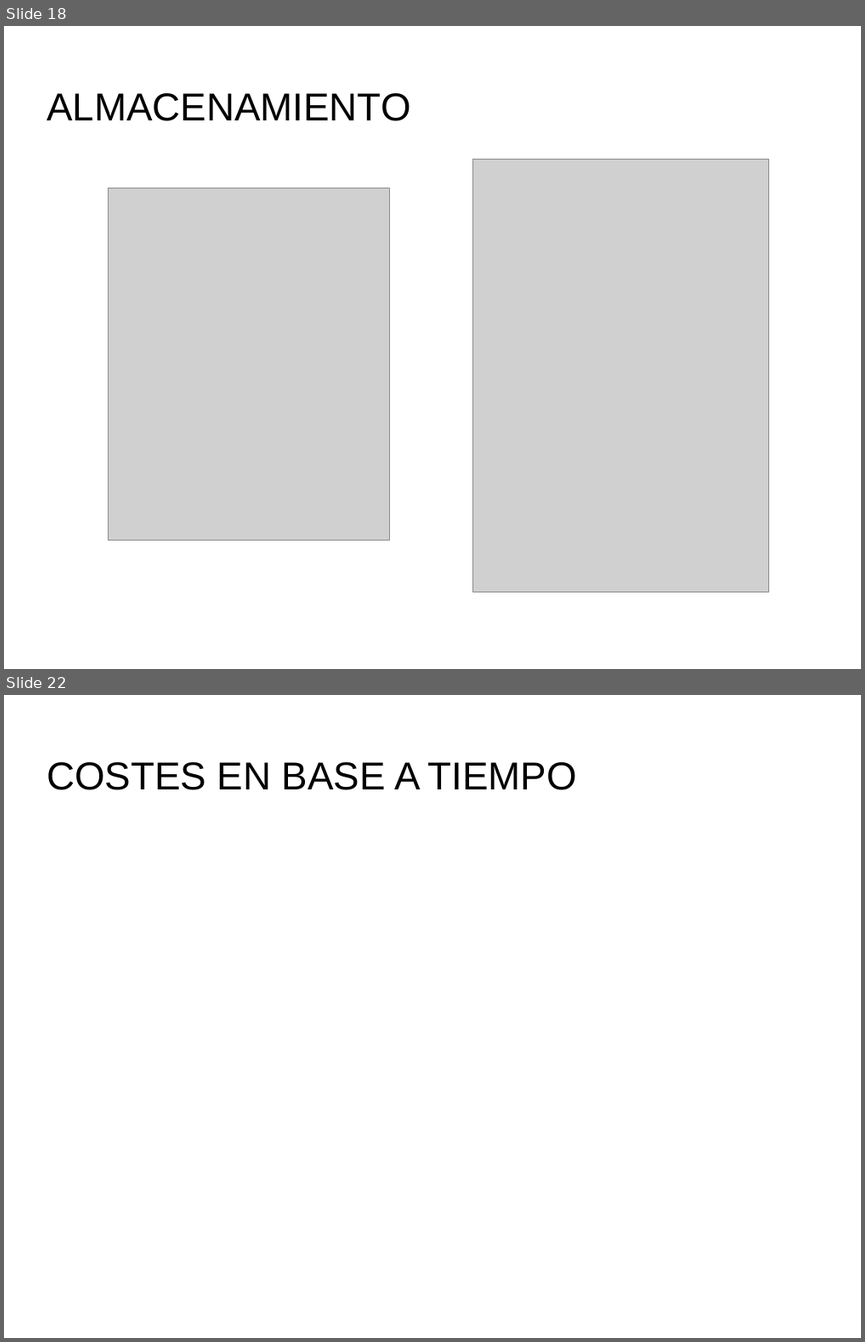
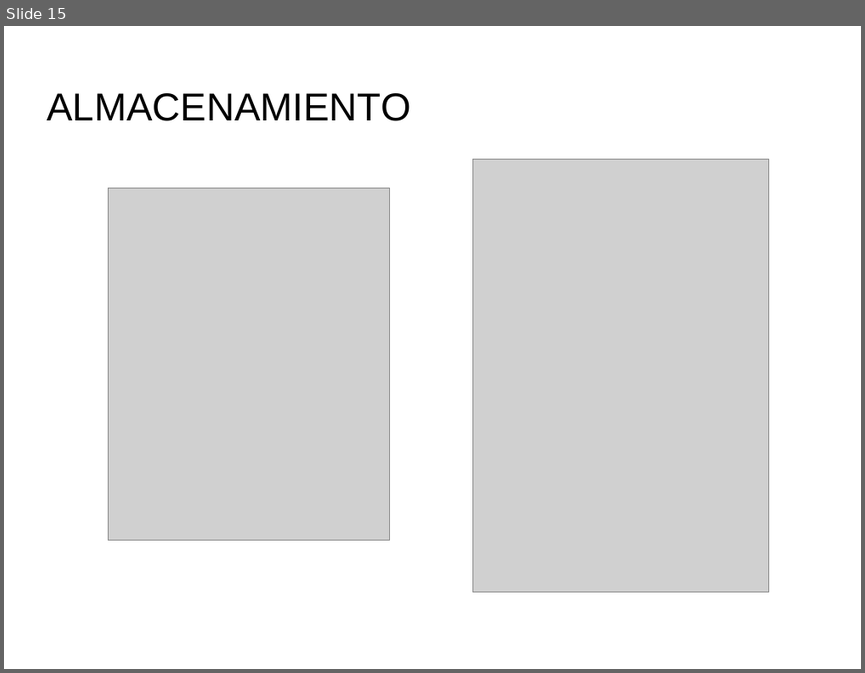
Before and after one commit to PatriiML11/ProyectoWeb, a slide deck: doc/Documentos/Presentacion.odp. Shown one above the other, each under a label of ours: slides 18 and 22 before the commit, slide 15 after it; the slides between them are not shown. The pictures are 865x1342 and 865x673 pixels, drawn with LibreOffice and Linux fonts; fonts in the diff are those of the drawing; grey boxes stand for pictures; background and template pictures are left out. Boxes give left, top, right and bottom in pixels: in the first picture for what was removed or moved away, otherwise in the second. Text is boxed around its words. In the diff, an @@ line names an element or a change of style, - is before the commit and + after.

```diff
--- a/doc/Documentos/Presentacion.odp
+++ b/doc/Documentos/Presentacion.odp
@@ slide 22 removed at <box>4,695,861,1338</box>, background picture (left out) @@
@@ title removed at <box>46,762,577,790</box> @@
-COSTES EN BASE A TIEMPO
@@ what was slide 18 is now slide 15 @@
```
Also in this commit, not shown: 15 slides changed, 2 slides added, 4 other slides removed, 3 other files.
